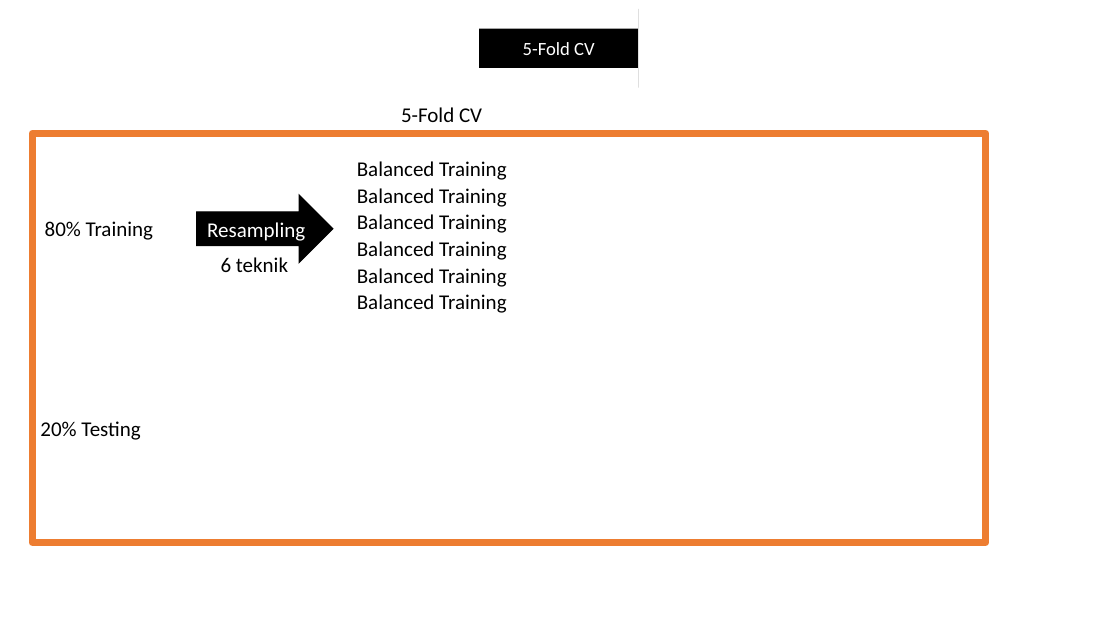
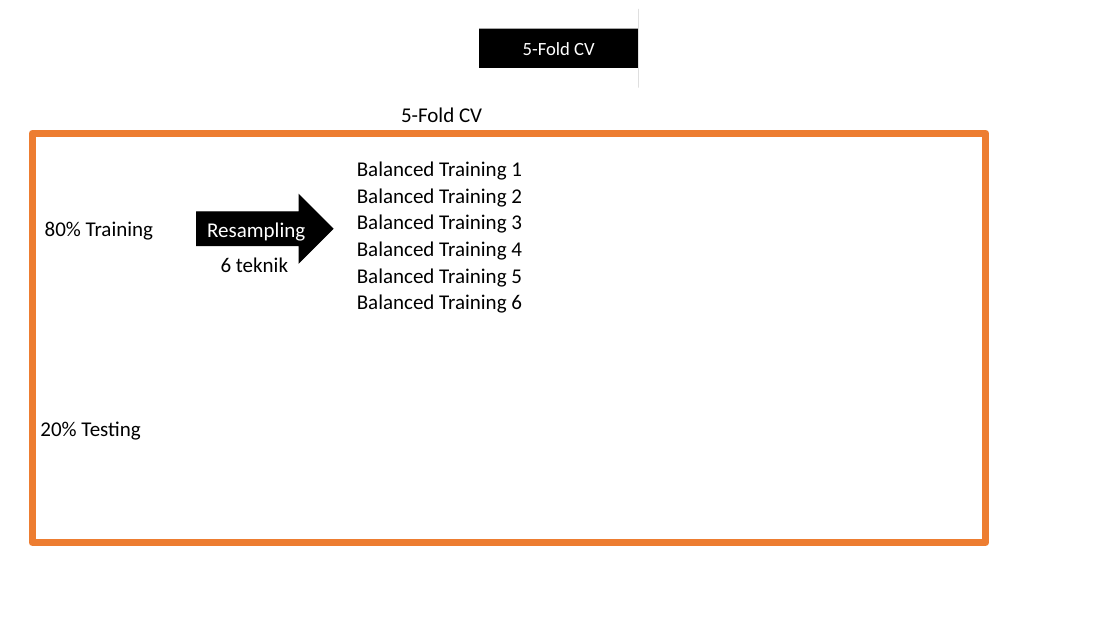
Before and after one commit to zkgz/skripsi, a slide deck: slide 37 of skripsi/Skripsi Pro/Presentation1.pptx. Drawn at 1120x630 pixels with LibreOffice and Linux fonts; fonts in the diff are those of the drawing. Boxes give left, top, right and bottom in pixels: in the first picture for what was removed or moved away, otherwise in the second. Text is boxed around its words. In the diff, an @@ line names an element or a change of style, - is before the commit and + after.

```diff
--- a/skripsi/Skripsi Pro/Presentation1.pptx
+++ b/skripsi/Skripsi Pro/Presentation1.pptx
@@ text at <box>357,161,522,180</box>: text changed @@
-Balanced Training
+Balanced Training 1
@@ text at <box>357,188,522,207</box>: text changed @@
-Balanced Training
+Balanced Training 2
@@ text at <box>357,214,522,233</box>: text changed @@
-Balanced Training
+Balanced Training 3
@@ text at <box>357,241,522,260</box>: text changed @@
-Balanced Training
+Balanced Training 4
@@ text at <box>357,268,522,287</box>: text changed @@
-Balanced Training
+Balanced Training 5
@@ text at <box>357,294,522,313</box>: text changed @@
-Balanced Training
+Balanced Training 6
```
Also in this commit, not shown: 1 other slide changed, 6 slides added.
